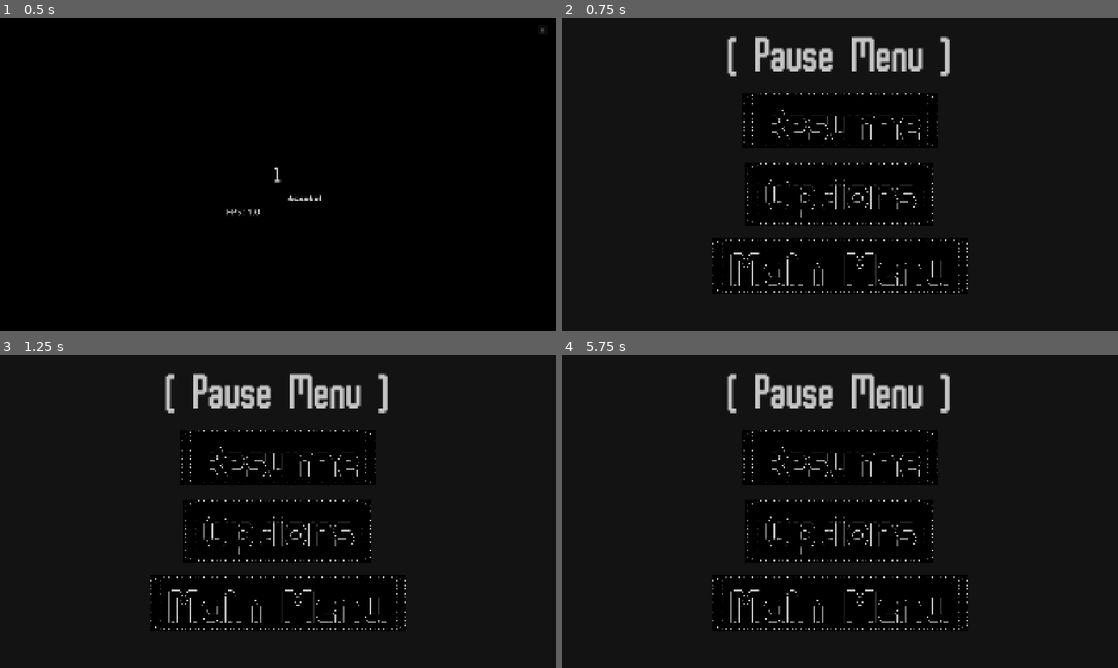
Above: before the commit, frames 1-4 (two rows, left to right).
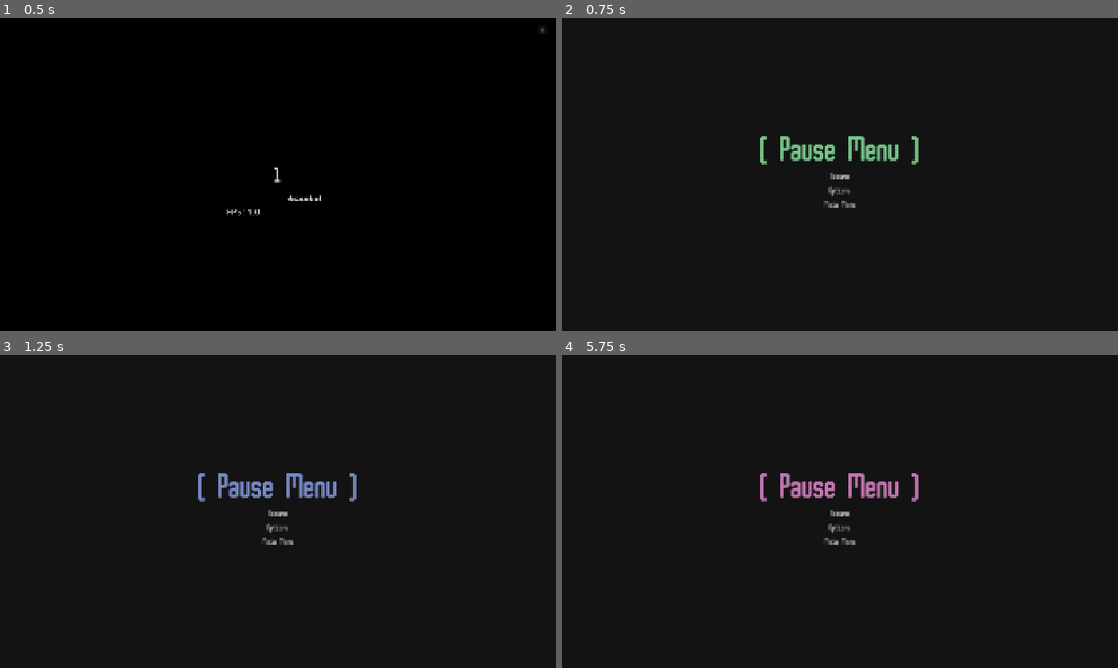
Above: after the commit, the same moments.

Repository: emon22830/KL20
Game: Godot game, scene res://src/main/main.tscn
The game is run twice, just before and just after one commit, with the same random seed, the same clock (stepped at 60 frames per second) and the same inputs. The engine's default icon, where the game draws it, is replaced by a stand-in: a white triangle on a blue panel in a dark square.
Inputs (mouse positions are in pixels of both pictures, inside the frame that each line leads up to; where the layout moved, square brackets give the same spot in the first picture):
- Up to frame 1 (0.5 s): no input
- Up to frame 2 (0.75 s): click "II" at 0.5 s
- Up to frame 3 (1.25 s): no input
- Up to frame 4 (5.75 s): click (840, 517) [840, 458] at 1.25 s; tap Enter (ui_accept) at 2, 2.27, 5.27 s; move the mouse to (962, 495) at 2.02 s; press the mouse at (962, 495) at 2.03 s; hold D (move_right) 2.03-2.75 s; release the mouse at (962, 495) at 2.75 s; drag from (728, 527) to (845, 511) at 2.77 s; move the mouse to (895, 442) at 3.52 s; press the mouse at (895, 442) at 3.53 s; hold A (move_left) 3.53-4.25 s; release the mouse at (895, 442) at 4.25 s; drag from (812, 574) to (678, 549) at 4.27 s; move the mouse to (1006, 558) at 5.02 s; press the mouse at (1006, 558) at 5.03 s; hold D (move_right) from 5.03 s (still down); tap Escape (pause) at 5.65 s

Frame 1 is identical in both runs. In frame 2, 4.5% of the frame differs, in the area x 27-73%, y 5-88%; in frame 3, 4.5%; in frame 4, 4.5%.

Commit message:
rainbow button and de-asciified

Diff:
--- a/src/mainmenu/main_menu.tscn
+++ b/src/mainmenu/main_menu.tscn
@@ -3,11 +3,9 @@
 [ext_resource type="Script" uid="uid://xiumtq53trhy" path="res://src/mainmenu/main_menu.gd" id="1_pfhkm"]
 [ext_resource type="PackedScene" uid="uid://d05o8woarffm3" path="res://src/ui/options/options.tscn" id="2_u17xg"]
 [ext_resource type="Script" uid="uid://c84xp4etsr7oo" path="res://src/ui/rainbowCanvasItem.gd" id="3_7seqg"]
-[ext_resource type="Texture2D" uid="uid://c2uv1y42cdt3d" path="res://asset/ascii-art/play.png" id="3_p1ij0"]
 [ext_resource type="Texture2D" uid="uid://blho3d1tp76s0" path="res://asset/test/final1.png" id="3_tggik"]
 [ext_resource type="Script" uid="uid://dkpp74oeamh8q" path="res://src/ui/button_animation.gd" id="4_7seqg"]
-[ext_resource type="Texture2D" uid="uid://b35eow7vagmf" path="res://asset/ascii-art/options.png" id="4_nqbv2"]
-[ext_resource type="Texture2D" uid="uid://b46pd2iwe7rpl" path="res://asset/ascii-art/exit.png" id="5_7seqg"]
+[ext_resource type="FontFile" uid="uid://d3itg5u8xvefx" path="res://asset/font/AvenuePixel-Regular.otf" id="4_p1ij0"]
 
 [node name="Control" type="Control" unique_id=508173215]
 process_mode = 3
@@ -27,44 +25,44 @@
 
 [node name="Play" type="Button" parent="." unique_id=1761478992]
 layout_mode = 0
-offset_left = 708.0
-offset_top = 382.0
-offset_right = 1225.0
-offset_bottom = 647.0
+offset_left = 797.0
+offset_top = 435.0
+offset_right = 1102.0
+offset_bottom = 582.0
 size_flags_horizontal = 4
 size_flags_vertical = 4
-offset_transform_enabled = true
 offset_transform_scale = Vector2(0.755, 0.755)
-icon = ExtResource("3_p1ij0")
-flat = true
+theme_override_fonts/font = ExtResource("4_p1ij0")
+theme_override_font_sizes/font_size = 64
+text = "Play"
 script = ExtResource("4_7seqg")
 
 [node name="Options" type="Button" parent="." unique_id=649768266]
 layout_mode = 0
-offset_left = 591.0
-offset_top = 597.0
-offset_right = 1354.0
-offset_bottom = 862.0
+offset_left = 763.0
+offset_top = 623.0
+offset_right = 1119.0
+offset_bottom = 817.0
 size_flags_horizontal = 4
 size_flags_vertical = 4
-offset_transform_enabled = true
 offset_transform_scale = Vector2(0.755, 0.755)
-icon = ExtResource("4_nqbv2")
-flat = true
+theme_override_fonts/font = ExtResource("4_p1ij0")
+theme_override_font_sizes/font_size = 64
+text = "Options"
 script = ExtResource("4_7seqg")
 
 [node name="Exit" type="Button" parent="." unique_id=576317864]
 layout_mode = 0
-offset_left = 741.0
-offset_top = 830.0
-offset_right = 1205.0
-offset_bottom = 1063.0
+offset_left = 754.0
+offset_top = 881.0
+offset_right = 1137.0
+offset_bottom = 1007.0
 size_flags_horizontal = 4
 size_flags_vertical = 4
-offset_transform_enabled = true
 offset_transform_scale = Vector2(0.755, 0.755)
-icon = ExtResource("5_7seqg")
-flat = true
+theme_override_fonts/font = ExtResource("4_p1ij0")
+theme_override_font_sizes/font_size = 64
+text = "Exit"
 icon_alignment = 1
 script = ExtResource("4_7seqg")
 
--- /dev/null
+++ b/src/mainmenu/play.gd
@@ -0,0 +1,11 @@
+extends "res://src/ui/button_animation.gd"
+
+
+# Called when the node enters the scene tree for the first time.
+func _ready() -> void:
+	pass # Replace with function body.
+
+
+# Called every frame. 'delta' is the elapsed time since the previous frame.
+func _process(delta: float) -> void:
+	pass
--- a/src/ui/pause_menu/pause_menu.tscn
+++ b/src/ui/pause_menu/pause_menu.tscn
@@ -3,10 +3,8 @@
 [ext_resource type="Script" uid="uid://byewlmuqwydjm" path="res://src/ui/pause_menu/pause_menu.gd" id="1_fsbbv"]
 [ext_resource type="FontFile" uid="uid://d3itg5u8xvefx" path="res://asset/font/AvenuePixel-Regular.otf" id="2_qrgyy"]
 [ext_resource type="PackedScene" uid="uid://d05o8woarffm3" path="res://src/ui/options/options.tscn" id="2_u4p1g"]
-[ext_resource type="Texture2D" uid="uid://b76ko743uc4p7" path="res://asset/ascii-art/resume.png" id="3_dh0hx"]
+[ext_resource type="Script" uid="uid://dhb7gb0g2fdu8" path="res://src/ui/pause_menu/title.gd" id="3_peth0"]
 [ext_resource type="Script" uid="uid://dkpp74oeamh8q" path="res://src/ui/button_animation.gd" id="4_dh0hx"]
-[ext_resource type="Texture2D" uid="uid://b35eow7vagmf" path="res://asset/ascii-art/options.png" id="4_t4fdi"]
-[ext_resource type="Texture2D" uid="uid://b1nh2h5r542di" path="res://asset/ascii-art/main menu.png" id="5_kaxfe"]
 
 [node name="PauseMenu" type="CanvasLayer" unique_id=820469798]
 process_mode = 3
@@ -29,7 +27,6 @@
 text = "II"
 
 [node name="PauseOverlay" type="Control" parent="." unique_id=1262709487]
-visible = false
 layout_mode = 3
 anchors_preset = 15
 anchor_right = 1.0
@@ -68,43 +65,41 @@
 [node name="Title" type="Label" parent="PauseOverlay/CenterContainer/PausePanel/VBoxContainer" unique_id=484284805]
 layout_mode = 2
 size_flags_horizontal = 4
-offset_transform_enabled = true
 offset_transform_position_ratio = Vector2(0, 0.495)
 offset_transform_scale = Vector2(1.405, 1.405)
 theme_override_fonts/font = ExtResource("2_qrgyy")
 theme_override_font_sizes/font_size = 120
 text = "[ Pause Menu ]"
 horizontal_alignment = 1
+script = ExtResource("3_peth0")
 
 [node name="ResumeButton" type="Button" parent="PauseOverlay/CenterContainer/PausePanel/VBoxContainer" unique_id=642492989]
 layout_mode = 2
-offset_transform_enabled = true
 offset_transform_position_ratio = Vector2(0, 0.35)
 offset_transform_scale = Vector2(0.735, 0.735)
-theme_override_font_sizes/font_size = 20
-icon = ExtResource("3_dh0hx")
-flat = true
+theme_override_fonts/font = ExtResource("2_qrgyy")
+theme_override_font_sizes/font_size = 32
+text = "Resume"
 icon_alignment = 1
 script = ExtResource("4_dh0hx")
 
 [node name="OptionButton" type="Button" parent="PauseOverlay/CenterContainer/PausePanel/VBoxContainer" unique_id=976970949]
 layout_mode = 2
-offset_transform_enabled = true
 offset_transform_position_ratio = Vector2(0, 0.19)
 offset_transform_scale = Vector2(0.735, 0.735)
-theme_override_font_sizes/font_size = 20
-icon = ExtResource("4_t4fdi")
-flat = true
+theme_override_fonts/font = ExtResource("2_qrgyy")
+theme_override_font_sizes/font_size = 32
+text = "Options"
 icon_alignment = 1
 script = ExtResource("4_dh0hx")
 
 [node name="MainMenu" type="Button" parent="PauseOverlay/CenterContainer/PausePanel/VBoxContainer" unique_id=1938348470]
 layout_mode = 2
-offset_transform_enabled = true
 offset_transform_position_ratio = Vector2(0, 0.055)
 offset_transform_scale = Vector2(0.735, 0.735)
-theme_override_font_sizes/font_size = 1
-icon = ExtResource("5_kaxfe")
+theme_override_fonts/font = ExtResource("2_qrgyy")
+theme_override_font_sizes/font_size = 32
+text = "Main Menu"
 icon_alignment = 1
 script = ExtResource("4_dh0hx")
 
--- /dev/null
+++ b/src/ui/pause_menu/title.gd
@@ -0,0 +1,11 @@
+extends "res://src/ui/rainbowCanvasItem.gd"
+
+
+# Called when the node enters the scene tree for the first time.
+func _ready() -> void:
+	pass # Replace with function body.
+
+
+# Called every frame. 'delta' is the elapsed time since the previous frame.
+func _process(delta: float) -> void:
+	pass
Not shown, added: src/mainmenu/play.gd.uid
Not shown, added: src/ui/pause_menu/title.gd.uid
